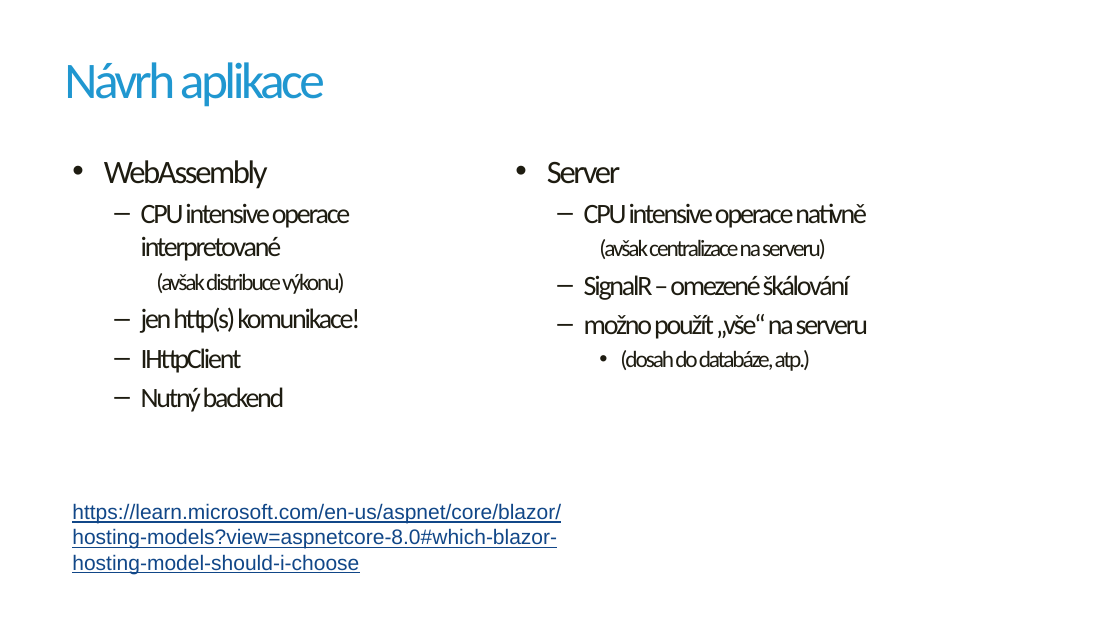
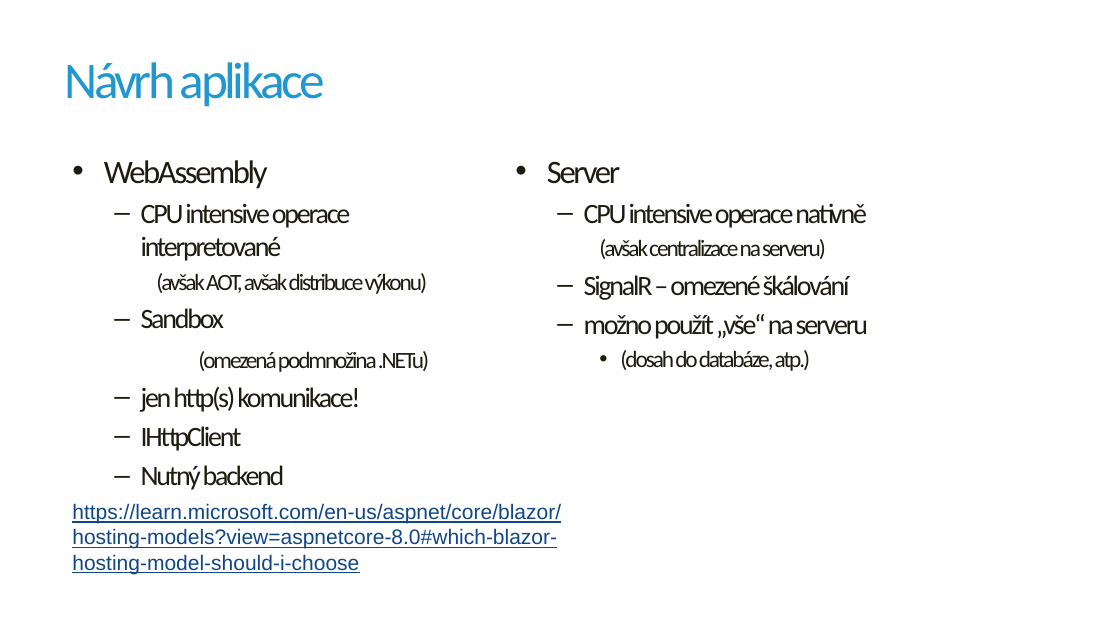
Before and after one commit to jirikanda/BlazorDemos, a slide deck: slide 18 of Presentation/01 - Blazor - Hostingové modely.pptx. Drawn at 1120x630 pixels with LibreOffice and Linux fonts; fonts in the diff are those of the drawing; background and template pictures are left out. Boxes give left, top, right and bottom in pixels: in the first picture for what was removed or moved away, otherwise in the second. Text is boxed around its words. In the diff, an @@ line names an element or a change of style, - is before the commit and + after.

```diff
--- a/Presentation/01 - Blazor - Hostingové modely.pptx
+++ b/Presentation/01 - Blazor - Hostingové modely.pptx
@@ text at <box>141,273,429,372</box>: text changed @@
-    (avšak distribuce výkonu)
+    (avšak AOT, avšak distribuce výkonu)
+  – Sandbox
+  (omezená podmnožina .NETu)
```
Also in this commit, not shown: 1 other slide changed, 3 slides added, 6 other files.
